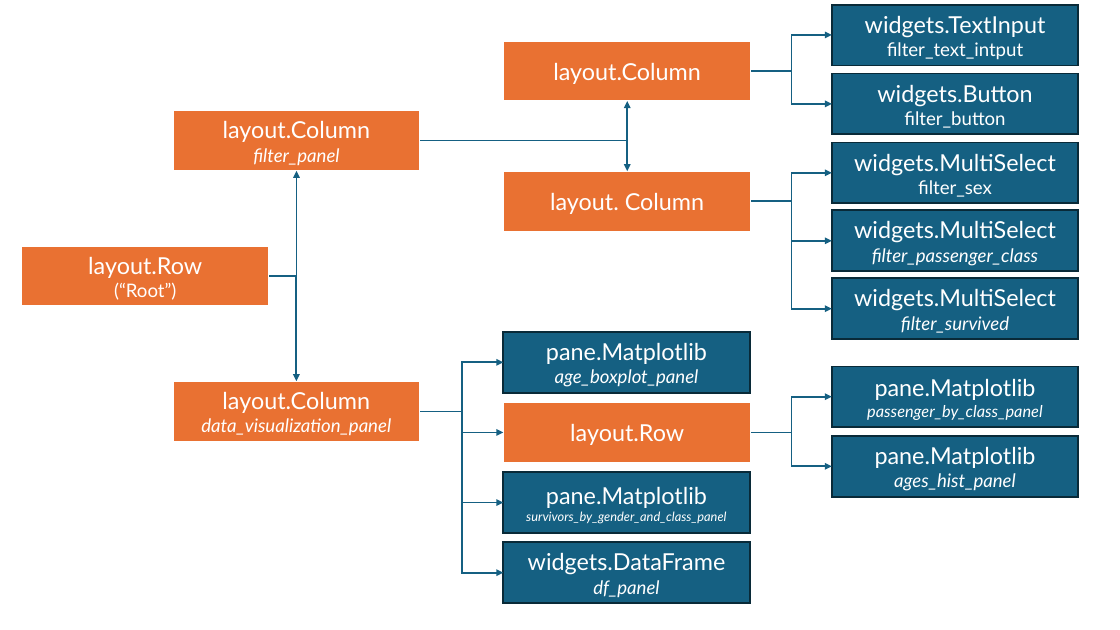
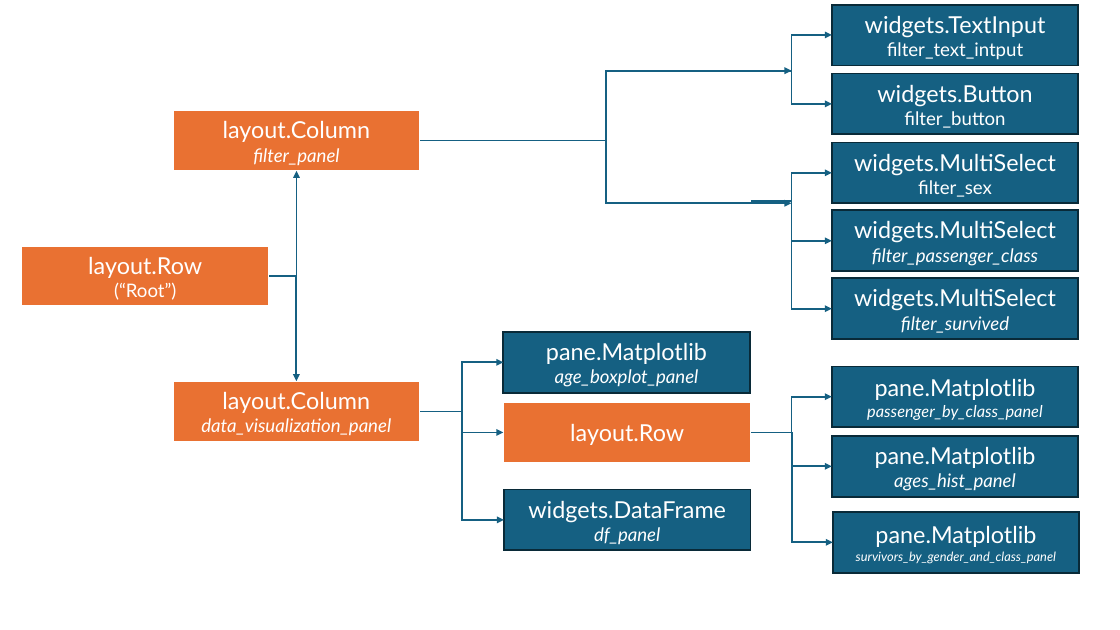
Before and after one commit to pedrojscardoso/MEEC_ISE_UALG_Introduction_to_data_science, a slide deck: slide 1 of 4-dashboarding/images/layout_and_widgets.pptx. Drawn at 1120x630 pixels with LibreOffice and Linux fonts; fonts in the diff are those of the drawing. Boxes give left, top, right and bottom in pixels: in the first picture for what was removed or moved away, otherwise in the second. Text is boxed around its words. In the diff, an @@ line names an element or a change of style, - is before the commit and + after.

```diff
--- a/4-dashboarding/images/layout_and_widgets.pptx
+++ b/4-dashboarding/images/layout_and_widgets.pptx
@@ rectangle removed at box(503, 40, 751, 101) @@
-layout.Column
@@ elbow arrow moved from (421, 140) - (628, 101) to (421, 140) - (791, 71) @@
@@ elbow arrow moved from (421, 140) - (628, 171) to (421, 140) - (791, 203) @@
@@ rectangle removed at box(503, 171, 751, 232) @@
-layout. Column
@@ elbow arrow moved from (420, 412) - (503, 573) to (420, 412) - (504, 520) @@
@@ elbow arrow moved from (420, 412) - (503, 502) to (751, 433) - (833, 543) @@
@@ rectangle "widgets.DataFrame": place and size @@
-rectangle "widgets.DataFrame" at box(503, 543, 750, 603)
+rectangle "widgets.DataFrame" at box(504, 490, 751, 550)
@@ rectangle "pane.Matplotlib": place and size @@
-rectangle "pane.Matplotlib" at box(503, 472, 750, 533)
+rectangle "pane.Matplotlib" at box(833, 512, 1080, 572)
```
Also in this commit, not shown: 2 slides added, 2 slides removed, 1 other file.
